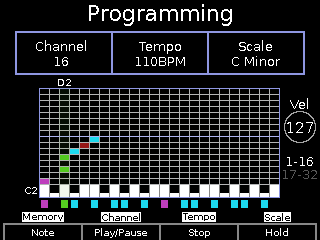
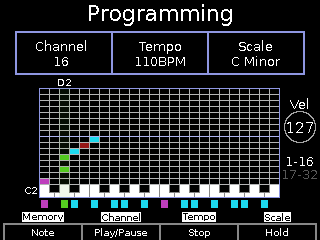
Layers edited between the first and the second 320×240 image:
painted on "Piano Keys" over [left=49, top=192, right=270, bottom=197]
